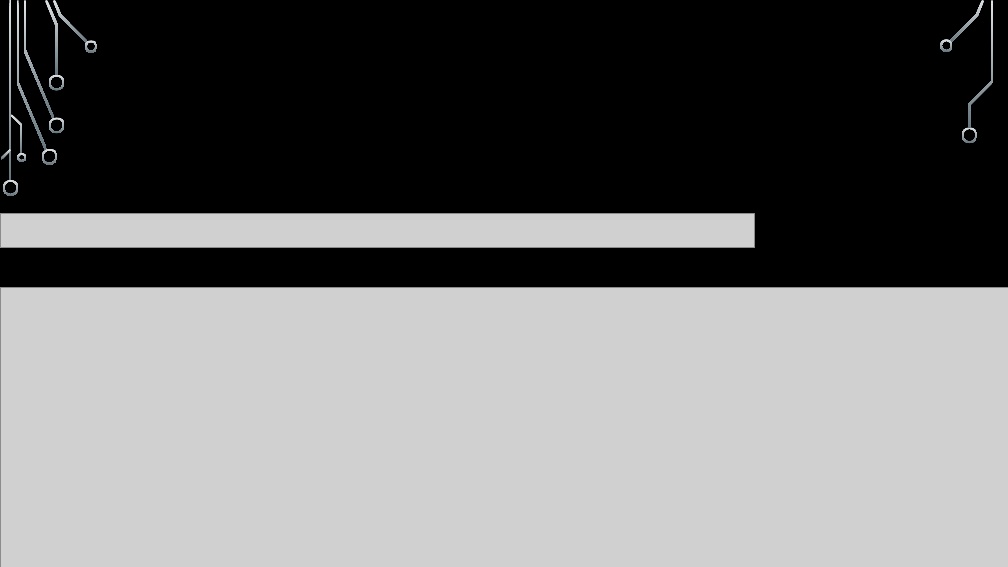
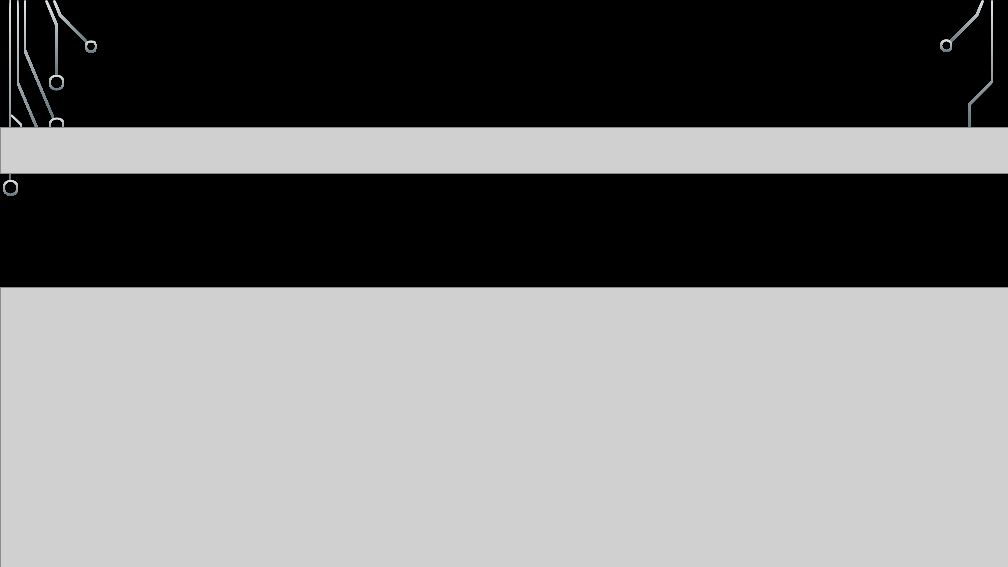
Before and after one commit to kaanyillmazz/SDP-MVC-Calculator, a slide deck: slide 9 of Scientific calculator.pptx (slide 13 before the commit). Drawn at 1008x567 pixels with LibreOffice and Linux fonts; fonts in the diff are those of the drawing; grey boxes stand for pictures; background and template pictures are left out. Boxes give left, top, right and bottom in pixels: in the first picture for what was removed or moved away, otherwise in the second. Text is boxed around its words. In the diff, an @@ line names an element or a change of style, - is before the commit and + after.

```diff
--- a/Scientific calculator.pptx
+++ b/Scientific calculator.pptx
@@ picture resized from (x1=0, y1=213, x2=755, y2=248) to (x1=0, y1=127, x2=1008, y2=173) @@
@@ freeform shape removed at (x1=42, y1=149, x2=57, y2=165) @@
@@ freeform shape removed at (x1=17, y1=153, x2=26, y2=162) @@
```
Also in this commit, not shown: 5 other slides changed, 7 slides added, 25 slides removed, 8 other files.
